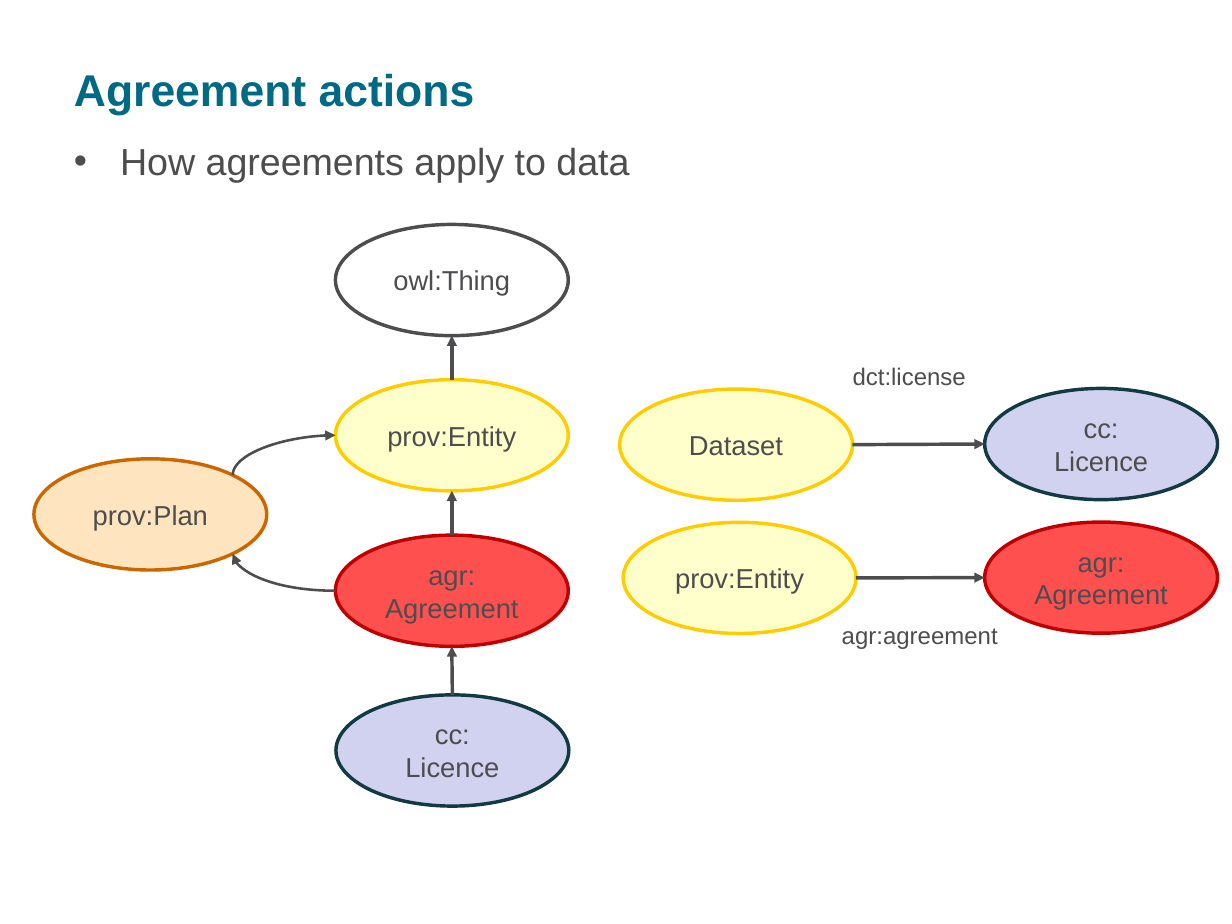
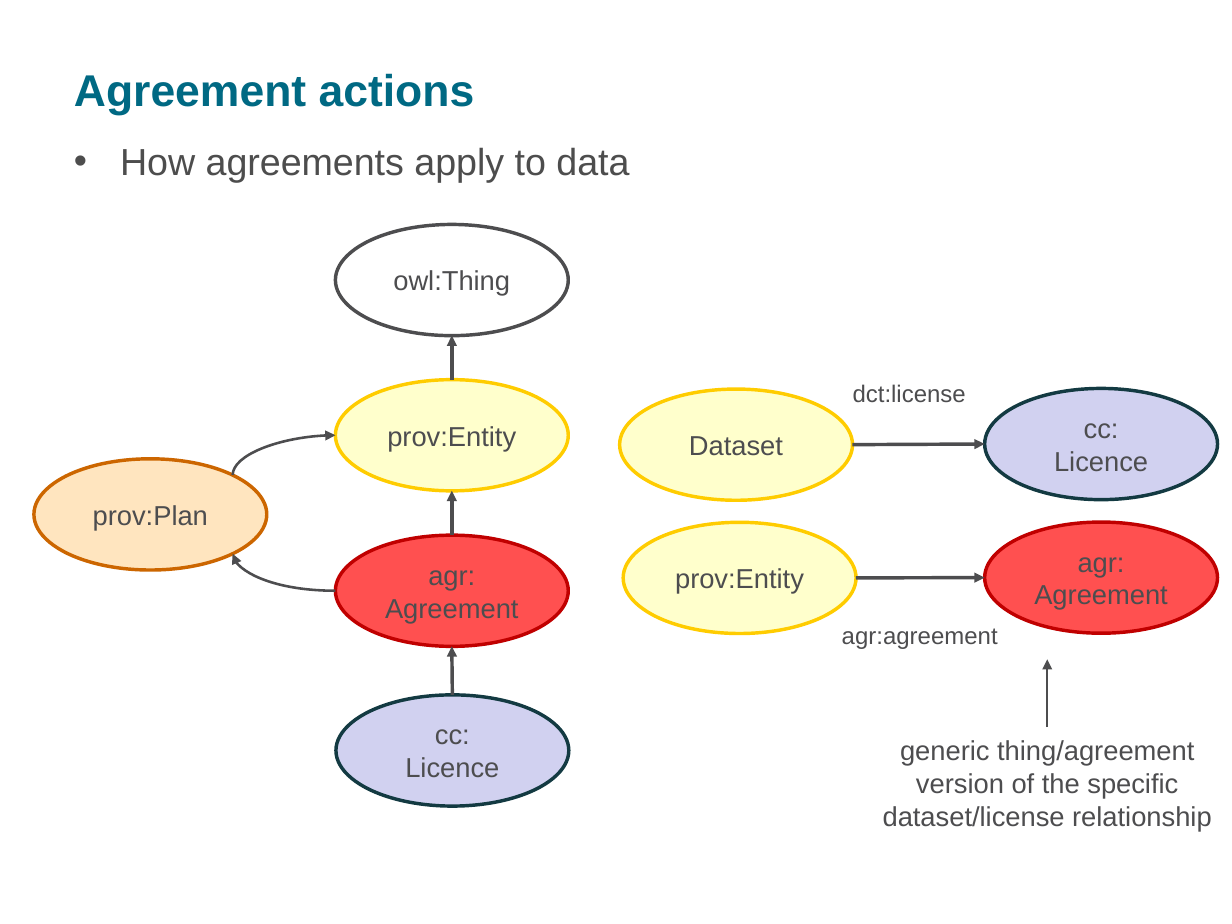
Before and after one commit to nicholascar/agr-ont, a slide deck: slide 21 of references/Car-Box-Agreeing-about-agreements.pptx. Drawn at 1232x924 pixels with LibreOffice and Linux fonts; fonts in the diff are those of the drawing; background and template pictures are left out. Boxes give left, top, right and bottom in pixels: in the first picture for what was removed or moved away, otherwise in the second. Text is boxed around its words. In the diff, an @@ line names an element or a change of style, - is before the commit and + after.

```diff
--- a/references/Car-Box-Agreeing-about-agreements.pptx
+++ b/references/Car-Box-Agreeing-about-agreements.pptx
@@ text "dct:license": place and size @@
-text "dct:license" at (853, 367, 966, 385)
+text "dct:license" at (853, 384, 966, 402)
@@ arrow added from (1047, 727) to (1047, 659), #4D4D4F 1 pt @@
@@ text added at (883, 740, 1212, 832), 16 pt, text #4D4D4F @@
+generic thing/agreement version of the specific dataset/license relationship
```
Also in this commit, not shown: 7 other slides changed, 3 other files.
